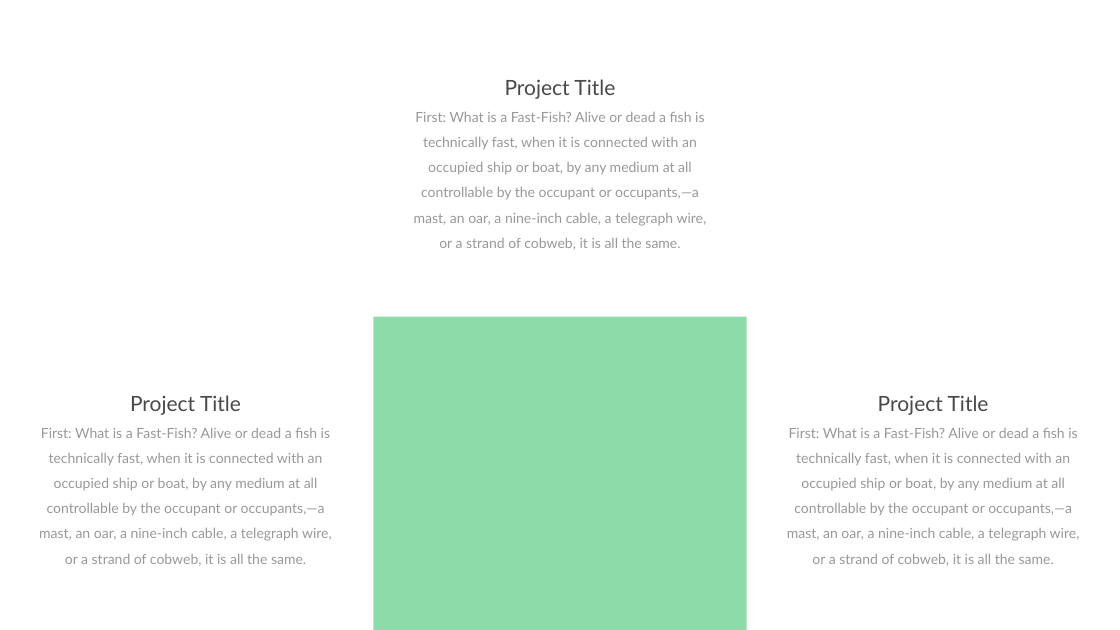
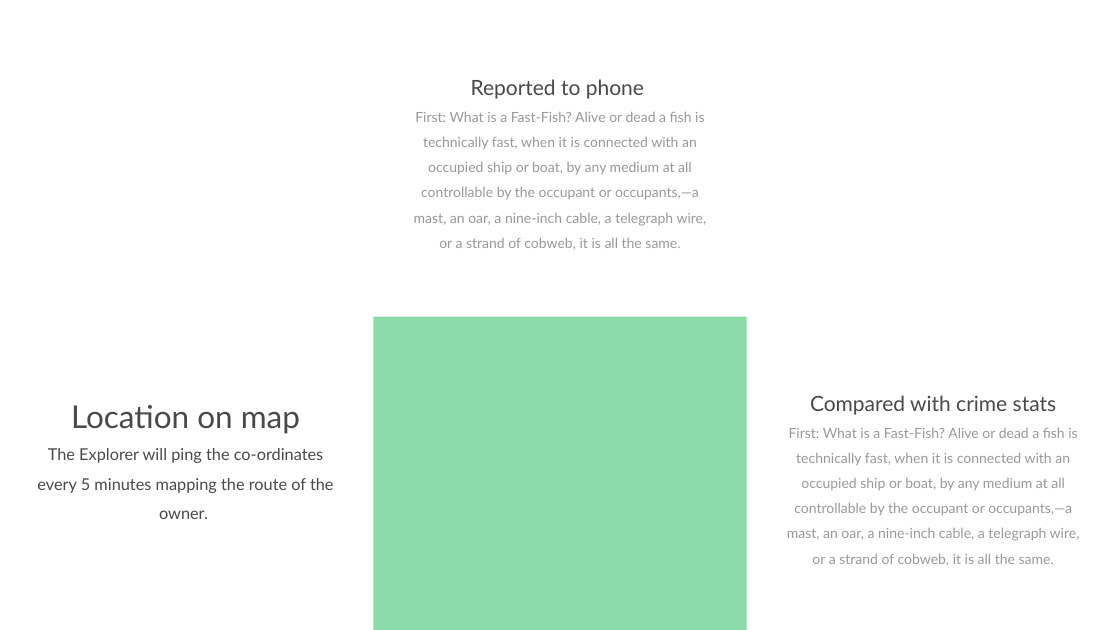
Before and after one commit to DrRoad/Project-TrackPack, a slide deck: slide 3 of Showcase Presentation.pptx (slide 4 before the commit). Drawn at 1120x630 pixels with LibreOffice and Linux fonts; fonts in the diff are those of the drawing. Boxes give left, top, right and bottom in pixels: in the first picture for what was removed or moved away, otherwise in the second. Text is boxed around its words. In the diff, an @@ line names an element or a change of style, - is before the commit and + after.

```diff
--- a/Showcase Presentation.pptx
+++ b/Showcase Presentation.pptx
@@ text at (471, 79, 644, 99): text changed @@
-Project Title
+Reported to phone
@@ text at (37, 405, 334, 519): text changed; size 24 to 28 pt; text colour #999999 to #494949 @@
-Project Title
-First: What is a Fast-Fish? Alive or dead a fish is technically fast, when it is connected with an occupied ship or boat, by any medium at all controllable by the occupant or occupants,—a mast, an oar, a nine-inch cable, a telegraph wire, or a strand of cobweb, it is all the same.
+Location on map
+The Explorer will ping the co-ordinates every 5 minutes mapping the route of the owner.
@@ text at (810, 395, 1057, 415): text changed @@
-Project Title
+Compared with crime stats
```
Also in this commit, not shown: 1 slide added, 1 slide removed.
